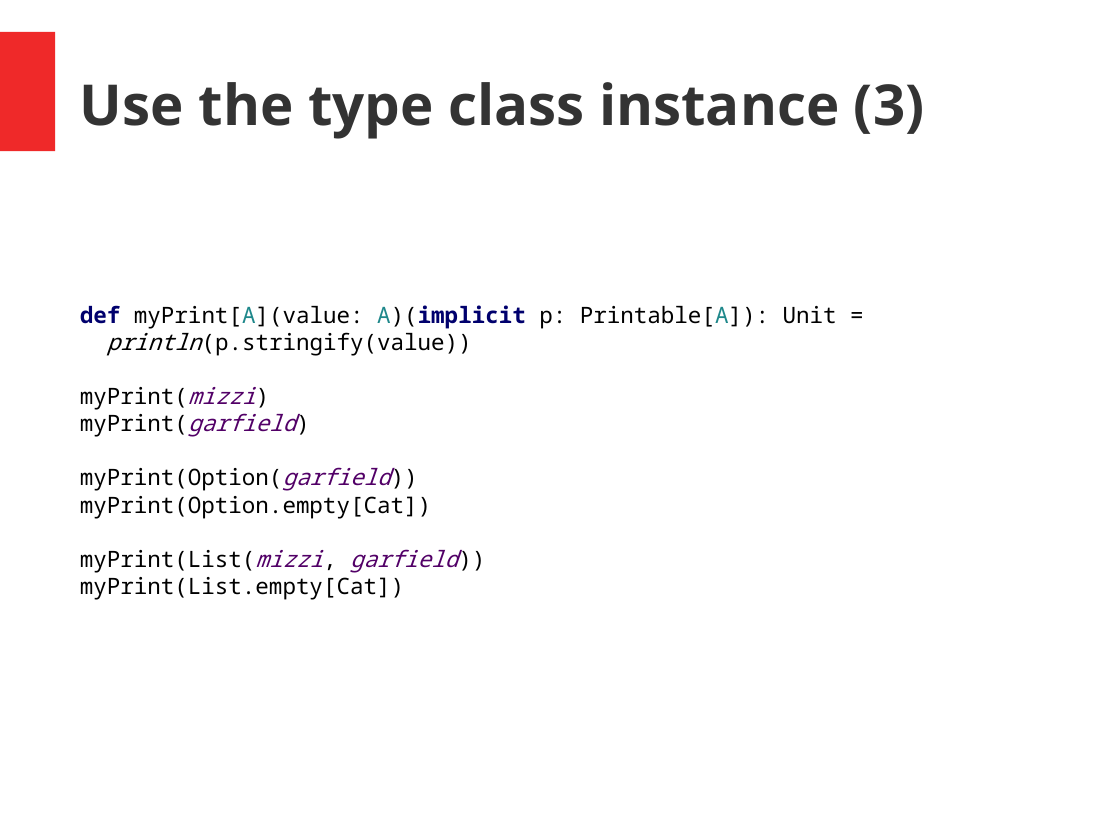
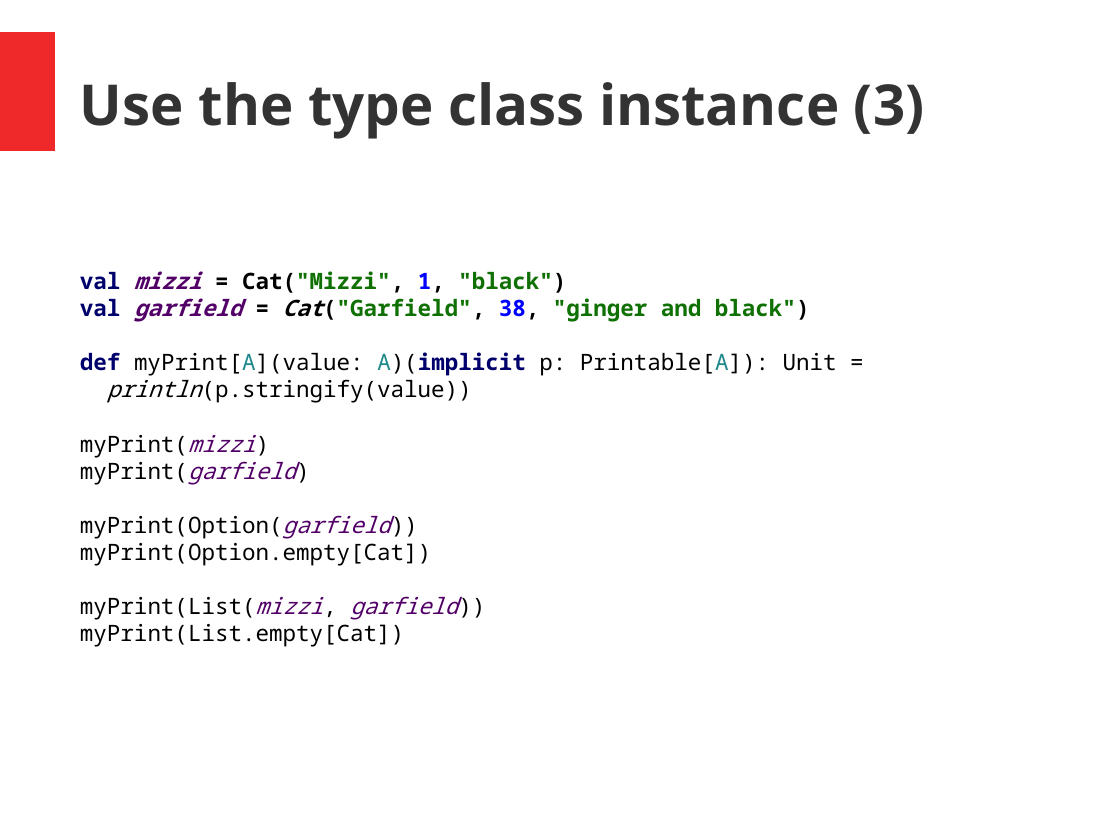
Before and after one commit to hermannhueck/typeclasses, a slide deck: slide 22 of Slides/TypeClasses.pptx (slide 21 before the commit). Drawn at 1120x840 pixels with LibreOffice and Linux fonts; fonts in the diff are those of the drawing. Boxes give left, top, right and bottom in pixels: in the first picture for what was removed or moved away, otherwise in the second. Text is boxed around its words. In the diff, an @@ line names an element or a change of style, - is before the commit and + after.

```diff
--- a/Slides/TypeClasses.pptx
+++ b/Slides/TypeClasses.pptx
@@ text at (x1=80, y1=271, x2=810, y2=322): paragraphs added @@
+val mizzi = Cat("Mizzi", 1, "black")
+val garfield = Cat("Garfield", 38, "ginger and black")
```
Also in this commit, not shown: 34 other slides changed, 1 slide added, 1 other file.
